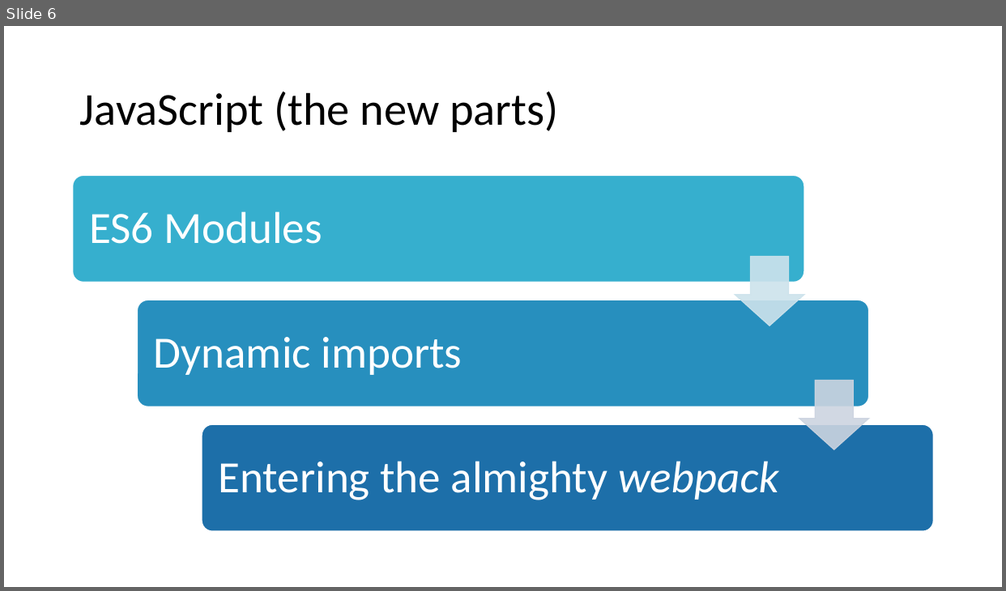
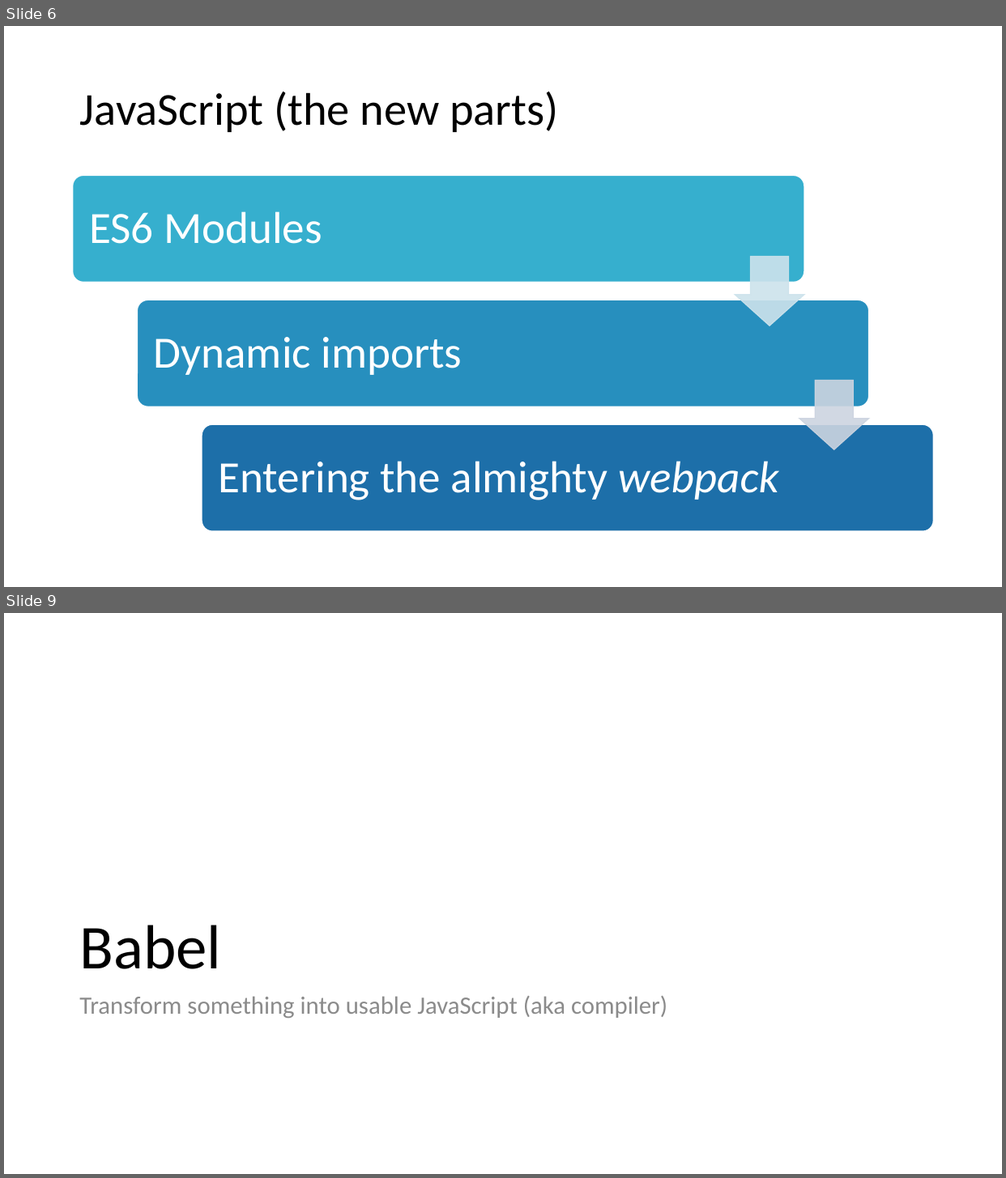
Before and after one commit to mvsde/front-end-stack, a slide deck: front-end-stack.pptx. Shown one above the other, each under a label of ours: slide 6 before the commit, slides 6 and 9 after it; the slides between them are not shown. The pictures are 1006x591 and 1006x1178 pixels, drawn with LibreOffice and Linux fonts; fonts in the diff are those of the drawing. Boxes give left, top, right and bottom in pixels: in the first picture for what was removed or moved away, otherwise in the second. Text is boxed around its words. In the diff, an @@ line names an element or a change of style, - is before the commit and + after.

Commit message:
feat: Add webpack and Babel sections

```diff
--- a/front-end-stack.pptx
+++ b/front-end-stack.pptx
@@ slide 9 added at (4,613,1002,1174), background #FFFFFF @@
@@ title added at (79,925,221,969), 60 pt, text #000000 @@
+Babel
@@ text added at (79,996,667,1018), 24 pt, text #8C8C8C @@
+Transform something into usable JavaScript (aka compiler)
```
Also in this commit, not shown: 3 other slides added, 12 other files.
